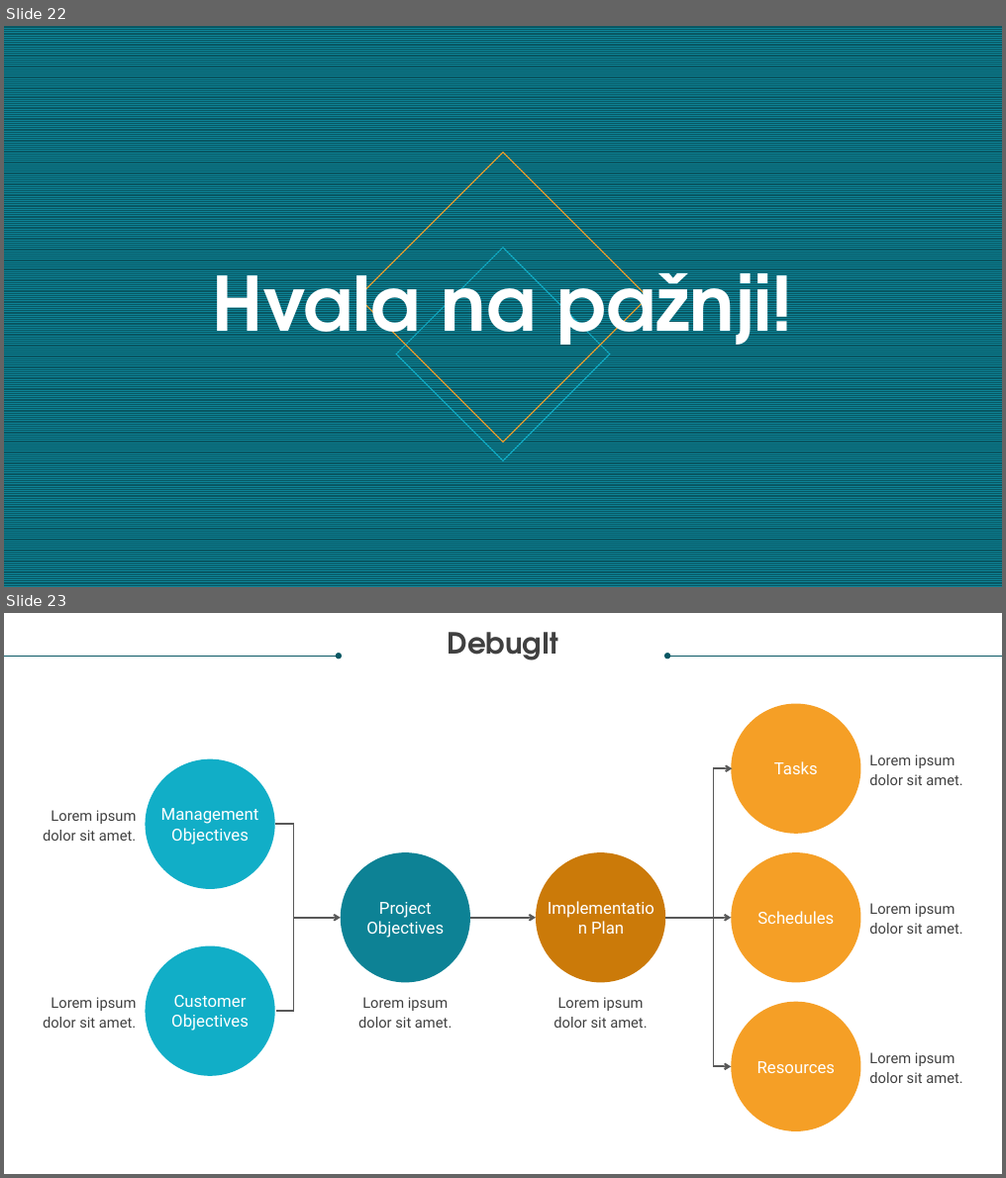
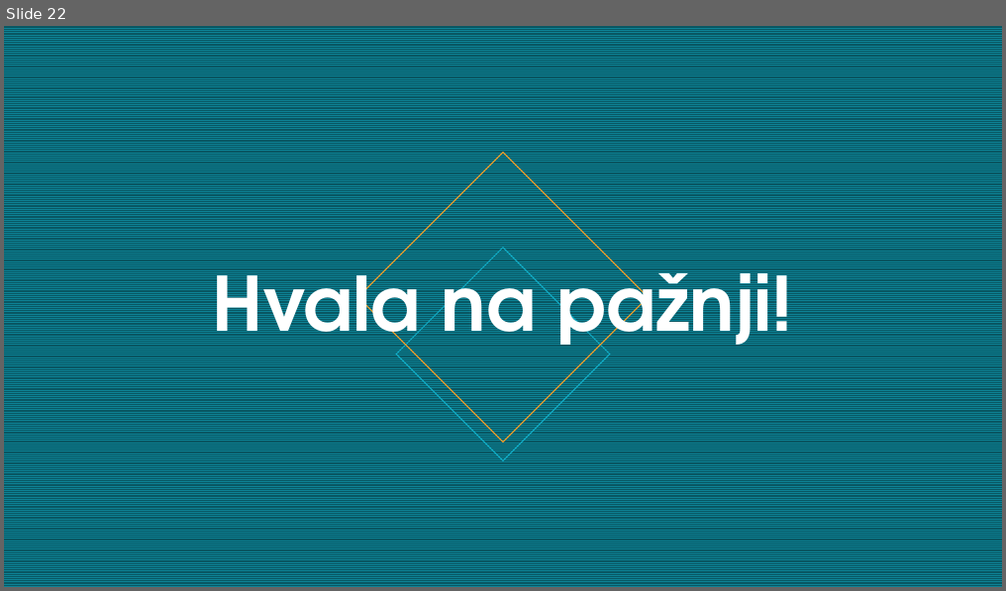
Before and after one commit to Nevenaa01/DebugIt, a slide deck: Nevena Gligorov diplomski prezentacija.pptx. Shown one above the other, each under a label of ours: slides 22 and 23 before the commit, slide 22 after it. The pictures are 1006x1178 and 1006x591 pixels, drawn with LibreOffice and Linux fonts; fonts in the diff are those of the drawing. Boxes give left, top, right and bottom in pixels: in the first picture for what was removed or moved away, otherwise in the second. Text is boxed around its words. In the diff, an @@ line names an element or a change of style, - is before the commit and + after.

```diff
--- a/Nevena Gligorov diplomski prezentacija.pptx
+++ b/Nevena Gligorov diplomski prezentacija.pptx
@@ slide 23 removed at [4,613,1002,1174], background #FFFFFF @@
@@ text removed at [448,632,559,661] @@
-DebugIt
@@ arrow removed from (4, 656) to (339, 656) @@
@@ arrow removed from (1002, 656) to (667, 656) @@
@@ ellipse removed at [731,703,861,834] @@
@@ ellipse removed at [145,759,275,889] @@
@@ text removed at [869,755,962,785] @@
-Lorem ipsum dolor sit amet.
@@ elbow double arrow removed from (733, 768) to (731, 1066) @@
@@ text removed at [774,761,818,774] @@
-Tasks
@@ text removed at [43,810,136,841] @@
-Lorem ipsum dolor sit amet.
@@ text removed at [161,808,259,845] @@
-Management Objectives
@@ elbow line removed from (275, 824) to (275, 1011) @@
@@ ellipse removed at [341,853,470,983] @@
@@ ellipse removed at [536,853,665,983] @@
@@ ellipse removed at [731,853,861,983] @@
@@ text removed at [366,902,444,938] @@
-Project Objectives
@@ text removed at [869,903,962,934] @@
-Lorem ipsum dolor sit amet.
@@ arrow removed from (294, 918) to (341, 918) @@
@@ arrow removed from (470, 918) to (536, 918) @@
@@ text removed at [591,921,624,934] @@
-Implementation Plan
@@ arrow removed from (665, 918) to (731, 918) @@
@@ text removed at [757,911,834,924] @@
-Schedules
@@ ellipse removed at [145,947,275,1076] @@
@@ text removed at [43,997,136,1028] @@
-Lorem ipsum dolor sit amet.
@@ text removed at [171,995,249,1031] @@
-Customer Objectives
@@ text removed at [358,997,451,1028] @@
-Lorem ipsum dolor sit amet.
@@ text removed at [553,997,647,1028] @@
-Lorem ipsum dolor sit amet.
@@ ellipse removed at [731,1001,861,1132] @@
@@ text removed at [869,1053,962,1083] @@
-Lorem ipsum dolor sit amet.
@@ text removed at [757,1061,835,1073] @@
-Resources
```
Also in this commit, not shown: 5 slides changed, 4 other slides removed, 1 other file.
